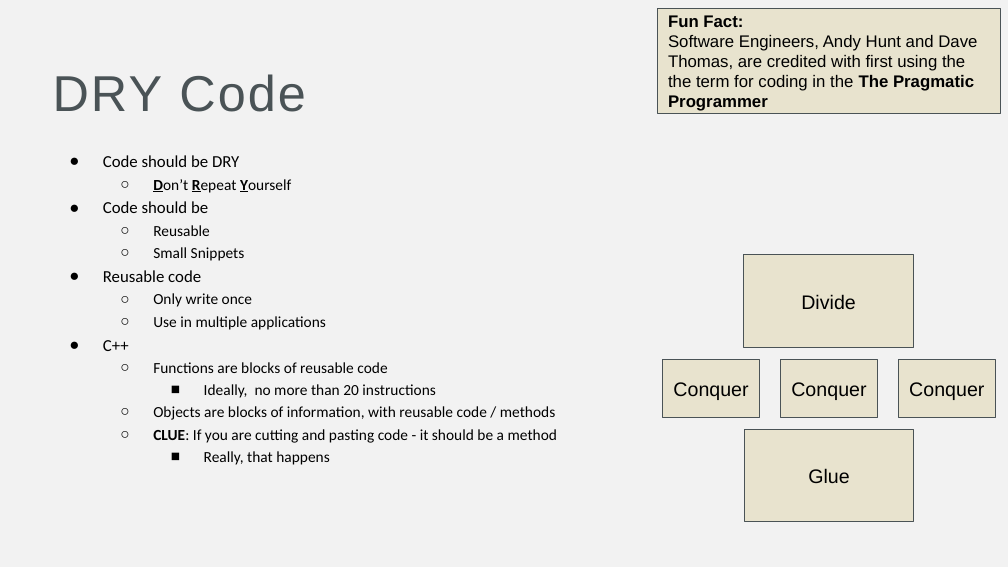
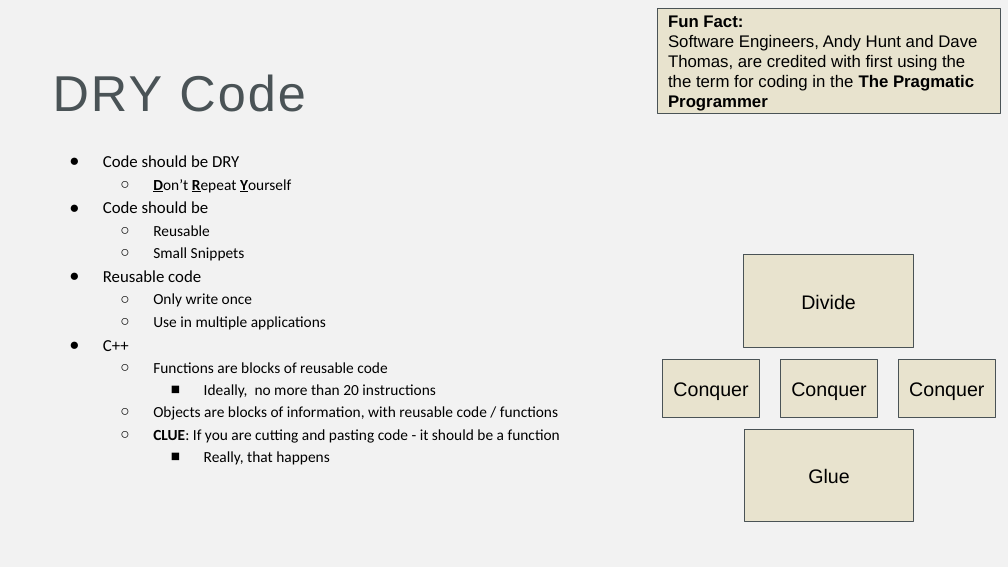
Before and after one commit to CS119-FRCC/Summer-2021, a slide deck: slide 7 of Lectures/Week 2 - Variables and Functions/Functions.pptx. Drawn at 1008x567 pixels with LibreOffice and Linux fonts; fonts in the diff are those of the drawing. Boxes give left, top, right and bottom in pixels: in the first picture for what was removed or moved away, otherwise in the second. Text is boxed around its words. In the diff, an @@ line names an element or a change of style, - is before the commit and + after.

Commit message:
method -> function

```diff
--- a/Lectures/Week 2 - Variables and Functions/Functions.pptx
+++ b/Lectures/Week 2 - Variables and Functions/Functions.pptx
@@ text at box(153, 406, 560, 443): text changed @@
-  ○ Objects are blocks of information, with reusable code / methods
-  ○ CLUE: If you are cutting and pasting code - it should be a method
+  ○ Objects are blocks of information, with reusable code / functions
+  ○ CLUE: If you are cutting and pasting code - it should be a function
```
Also in this commit, not shown: 3 other slides changed.
